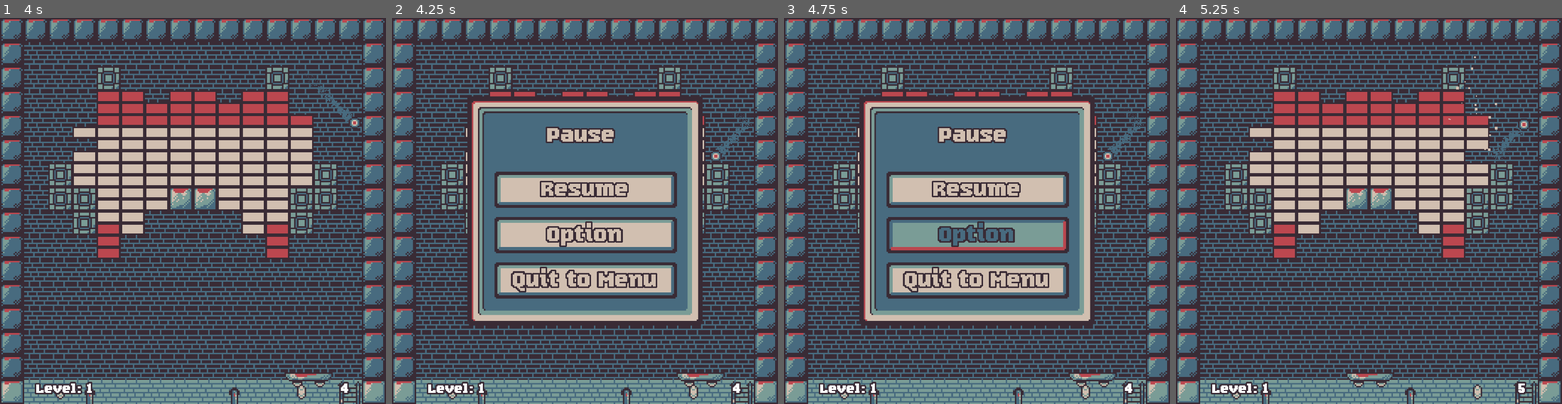
Above: before the commit, frames 1-4 (left to right).
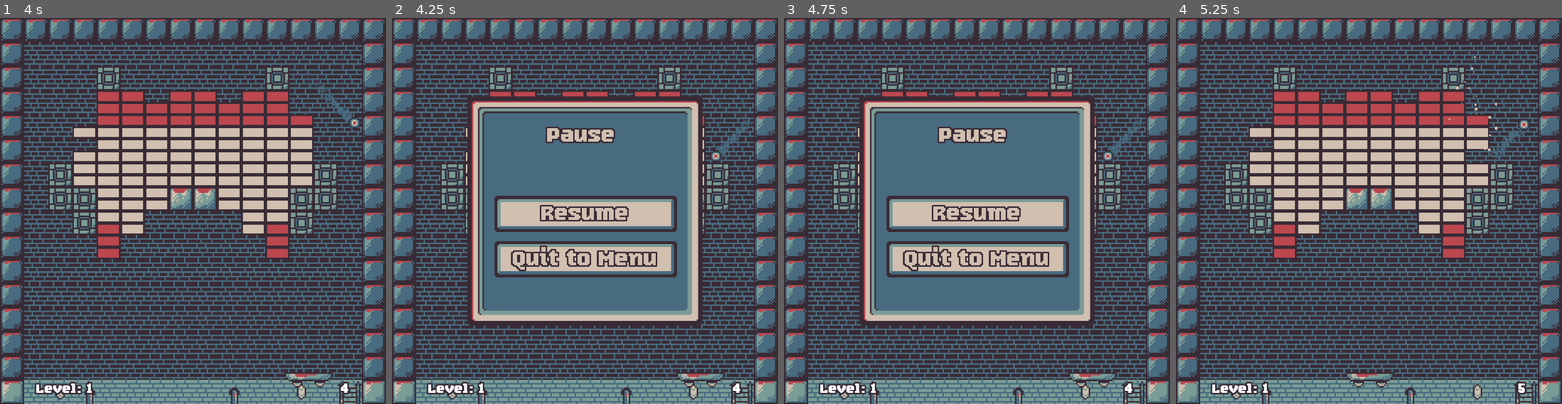
Above: after the commit, the same moments.

Repository: NineteenthPilgrim/Block-Breaker-Arcade-Game
Game: Godot game, scene res://scenes/levels/level_four.tscn
Two runs of this game, one before a commit and one after it. Both use one fixed random seed, a clock stepped at 60 frames per second and the inputs below. This scene is started directly instead of the project's main scene. Sound files missing from this copy of the repository are replaced by a short silence.
Inputs (mouse positions are in pixels of both pictures, inside the frame that each line leads up to):
- Up to frame 1 (4 s): move the mouse to (277, 191) at 0.52 s; move the mouse to (115, 230) at 1.27 s; move the mouse to (231, 126) at 2.02 s; move the mouse to (173, 288) at 2.77 s; move the mouse to (308, 268) at 3.52 s
- Up to frame 2 (4.25 s): tap Escape (pause) at 4.15 s
- Up to frame 3 (4.75 s): click (977, 234) at 4.25 s, where only the run before the commit has a clickable "Option"
- Up to frame 4 (5.25 s): click "Resume" at 5 s

Frame 1 is identical in both runs. In frame 2, 14% of the frame differs, in the area x 26-74%, y 39-73%; in frame 3, 13%; in frame 4, nothing differs.

Commit message:
Add files via upload
- fixed minor issues  
- refactored code for better readability  
- added comments to some functions

Diff:
--- a/block-breaker-arcade-game/project.godot
+++ b/block-breaker-arcade-game/project.godot
@@ -54,4 +54,6 @@
 [rendering]
 
 textures/canvas_textures/default_texture_filter=0
+textures/vram_compression/import_s3tc_bptc=true
+textures/vram_compression/import_etc2_astc=true
 environment/defaults/default_clear_color=Color(0.223529, 0.168627, 0.207843, 1)
--- a/block-breaker-arcade-game/scenes/ball/ball.gd
+++ b/block-breaker-arcade-game/scenes/ball/ball.gd
@@ -17,6 +17,7 @@
 
 
 func _physics_process(delta: float) -> void:
+	#ball behavior in the game
 	if is_active:
 		var collision = move_and_collide(velocity * delta)
 
@@ -41,9 +42,6 @@
 
 			if collision.get_collider().has_method("hit"):
 				collision.get_collider().hit()
-			#print("Normal = ", collision.get_normal(),\
-			# " | Speed = ", velocity.length())
-
 
 
 func game_over():
@@ -51,9 +49,8 @@
 
 
 func _on_danger_zone_body_entered(body: Node2D) -> void:
+	#ball enters the death zone
 	get_tree().paused = true
 	GameManager.play_lose_sound()
-	#await get_tree().create_timer(1).timeout
 	get_tree().paused = false
-	#await get_tree().create_timer(.1).timeout
 	game_over()
--- a/block-breaker-arcade-game/scenes/bonus_cards/bonus_ball.gd
+++ b/block-breaker-arcade-game/scenes/bonus_cards/bonus_ball.gd
@@ -7,6 +7,7 @@
 
 
 func _ready():
+	#remove the card 10 seconds after it appears
 	connect("body_entered", Callable(self, "_on_body_entered"))
 	var timer = get_tree().create_timer(10)
 	await timer.timeout
@@ -18,14 +19,17 @@
 
 
 func _on_body_entered(body):
+	#spawn an extra ball above the platform and activate it
 	if body.name == "Platform" or body.name == "BonusPlatform":
 		if ball_card:
 			ball_card.play()
+
 		set_deferred("visible", false)
-		#visible = false
 		collision_shape_2d.disabled = true
+
 		if not ball_scene:
 			return
+
 		var ball = ball_scene.instantiate()
 		get_tree().current_scene.add_child(ball)
 		ball.global_position = body.global_position + Vector2(0, -8)
--- a/block-breaker-arcade-game/scenes/bonus_cards/bonus_platform_card.gd
+++ b/block-breaker-arcade-game/scenes/bonus_cards/bonus_platform_card.gd
@@ -5,7 +5,7 @@
 
 
 func _ready():
-	# Карта исчезает через 10 секунд, если не поймана
+	#remove the card 10 seconds after it appears
 	await get_tree().create_timer(10).timeout
 	call_deferred("queue_free")
 
@@ -15,13 +15,17 @@
 
 
 func _on_body_entered(body: Node2D) -> void:
+	#replace the current platform with the bonus platform
 	if body.name == "Platform" and body is CharacterBody2D:
 		if platform_card:
 			platform_card.play()
+
 		set_deferred("visible", false)
 		collision_shape_2d.disabled = true
 		var scene = get_tree().current_scene
+
 		if scene.has_method("swap_to_bonus_platform"):
 			scene.call_deferred("swap_to_bonus_platform")
+
 		await platform_card.finished
 		call_deferred("queue_free")
--- a/block-breaker-arcade-game/scenes/bonus_cards/bonus_shield_card.gd
+++ b/block-breaker-arcade-game/scenes/bonus_cards/bonus_shield_card.gd
@@ -5,7 +5,7 @@
 
 
 func _ready():
-	# Карта исчезает через 10 секунд, если не поймана
+	#remove the card 10 seconds after it appears
 	await get_tree().create_timer(10).timeout
 	call_deferred("queue_free")
 
@@ -14,13 +14,17 @@
 
 
 func _on_body_entered(body: Node2D) -> void:
+	#spawn a protective shield behind the platform
 	if body.name == "Platform" or body.name == "BonusPlatform":
 		if shield_card:
 			shield_card.play()
+
 		set_deferred("visible", false)
 		collision_shape_2d.disabled = true
 		var scene = get_tree().current_scene
+
 		if scene.has_method("spawn_bonus_shield"):
-			scene.call_deferred("spawn_bonus_shield")  # вызываем безопасно
+			scene.call_deferred("spawn_bonus_shield")
+
 		await shield_card.finished
 		call_deferred("queue_free")
--- a/block-breaker-arcade-game/scenes/bricks/brick.gd
+++ b/block-breaker-arcade-game/scenes/bricks/brick.gd
@@ -2,15 +2,6 @@
 
 @onready var sprite_2d: Sprite2D = $Sprite2D
 @onready var collision_shape_brick_one: CollisionShape2D = %CollisionShapeBrickOne
-
-# Called when the node enters the scene tree for the first time.
-func _ready() -> void:
-	pass # Replace with function body.
-
-
-# Called every frame. 'delta' is the elapsed time since the previous frame.
-func _process(delta: float) -> void:
-	pass
 
 
 func clear_bonuses():
@@ -19,19 +10,22 @@
 
 
 func hit():
+	#processes ball-brick collision: play effects, update score, and remove brick
 	GameManager.points(1)
 	$CPUParticles2D.emitting = true
 	sprite_2d.set_deferred("visible", false)
-	#sprite_2d.visible = false
 	collision_shape_brick_one.disabled = true
 	var brick_left = get_tree().get_nodes_in_group('Brick')
+
 	if brick_left.size() == 1:
 		var balls = get_tree().get_nodes_in_group("Ball")
+
 		for ball in balls:
-			if ball.has_method("stop"):  # или свой способ остановить
+			if ball.has_method("stop"):
 				ball.stop()
 			else:
 				ball.call_deferred("queue_free")
+
 		get_tree().paused = true
 		await GameManager.play_win_sound()
 		get_tree().paused = false
--- a/block-breaker-arcade-game/scenes/bricks/brick_two.gd
+++ b/block-breaker-arcade-game/scenes/bricks/brick_two.gd
@@ -2,15 +2,6 @@
 
 @onready var sprite_2d: Sprite2D = $Sprite2D
 @onready var collision_shape_2d: CollisionShape2D = $CollisionShape2D
-
-# Called when the node enters the scene tree for the first time.
-func _ready() -> void:
-	pass # Replace with function body.
-
-
-# Called every frame. 'delta' is the elapsed time since the previous frame.
-func _process(delta: float) -> void:
-	pass
 
 
 func clear_bonuses():
@@ -19,19 +10,22 @@
 
 
 func hit():
+	#processes ball-brick collision: play effects, update score, and remove brick
 	GameManager.points(1)
 	$CPUParticles2D.emitting = true
 	sprite_2d.set_deferred("visible", false)
-	#sprite_2d.visible = false
 	collision_shape_2d.disabled = true
 	var brick_left = get_tree().get_nodes_in_group('Brick')
+
 	if brick_left.size() == 1:
 		var balls = get_tree().get_nodes_in_group("Ball")
+
 		for ball in balls:
-			if ball.has_method("stop"):  # или свой способ остановить
+			if ball.has_method("stop"):
 				ball.stop()
 			else:
 				ball.call_deferred("queue_free")
+
 		get_tree().paused = true
 		await GameManager.play_win_sound()
 		get_tree().paused = false
--- a/block-breaker-arcade-game/scenes/levels/level_five.gd
+++ b/block-breaker-arcade-game/scenes/levels/level_five.gd
@@ -22,62 +22,48 @@
 
 
 func spawn_random_card():
-	# Выбираем случайную позицию из массива
 	var pos = spawn_positions[randi() % spawn_positions.size()]
-
 	var cards = [
 		bonus_ball_scene_card,
 		bonus_platform_scene_card,
 		bonus_shield_scene_card
 		]
-
 	var card_scene = cards[randi() % cards.size()]
-
 	var card_instance = card_scene.instantiate()
 	add_child(card_instance)
 	card_instance.global_position = pos
 
 
 func spawn_bonus_shield():
-
-	# Создать щит
 	bonus_shield_instance = bonus_shield.instantiate()
 	add_child(bonus_shield_instance)
+	bonus_shield_instance.global_position = Vector2(128, 241.0)
+	await get_tree().create_timer(10).timeout
 
-	# Разместить щит позади платформы
-	bonus_shield_instance.global_position = Vector2(128, 241.0)
-
-	# Щит исчезает через 10 секунд
-	await get_tree().create_timer(10).timeout
 	if bonus_shield_instance and bonus_shield_instance.is_inside_tree():
 		bonus_shield_instance.call_deferred("queue_free")
 
 
 func swap_to_bonus_platform():
-	# Спрятать обычную платформу
 	platform.set_deferred("visible", false)
-	#platform.visible = false
 	platform.set_physics_process(false)
 	platform.collision_layer &= ~(1 << 3)
-	# Создать большую платформу на том же месте
 	bonus_platform_instance = bonus_platfrom.instantiate()
 	bonus_platform_instance.global_position = platform.global_position
 	add_child(bonus_platform_instance)
-	# Вернуть обычную через 10 секунд
 	await get_tree().create_timer(10).timeout
+
 	if bonus_platform_instance and bonus_platform_instance.is_inside_tree():
 		bonus_platform_instance.call_deferred("queue_free")
+
 	platform.set_deferred("visible", true)
-	#platform.visible = true
 	platform.set_physics_process(true)
 	platform.collision_layer |= (1 << 3)
 
 
-# Called when the node enters the scene tree for the first time.
 func _ready() -> void:
 	level()
-	randomize()  # обязательно вызвать для рандома
-	# Запустить таймер
+	randomize()
 	var timer = Timer.new()
 	timer.wait_time = 30
 	timer.one_shot = false
@@ -92,6 +78,7 @@
 
 
 func level():
+	#algorithm for generating brick layout for the level
 	for i in rows:
 		for j in columns:
 			if (j in [0,1,5,6,10,11] and i in [0,1]):
@@ -118,8 +105,3 @@
 				add_child(new_bricks)
 				new_bricks.position = Vector2(margin-32 + (16 * j),\
 				margin-16 + (8 * i))
-
-
-# Called every frame. 'delta' is the elapsed time since the previous frame.
-func _process(delta: float) -> void:
-	pass
--- a/block-breaker-arcade-game/scenes/levels/level_four.gd
+++ b/block-breaker-arcade-game/scenes/levels/level_four.gd
@@ -22,62 +22,48 @@
 
 
 func spawn_random_card():
-	# Выбираем случайную позицию из массива
 	var pos = spawn_positions[randi() % spawn_positions.size()]
-
 	var cards = [
 		bonus_ball_scene_card,
 		bonus_platform_scene_card,
 		bonus_shield_scene_card
 		]
-
 	var card_scene = cards[randi() % cards.size()]
-
 	var card_instance = card_scene.instantiate()
 	add_child(card_instance)
 	card_instance.global_position = pos
 
 
 func spawn_bonus_shield():
-
-	# Создать щит
 	bonus_shield_instance = bonus_shield.instantiate()
 	add_child(bonus_shield_instance)
+	bonus_shield_instance.global_position = Vector2(128, 241.0)
+	await get_tree().create_timer(10).timeout
 
-	# Разместить щит позади платформы
-	bonus_shield_instance.global_position = Vector2(128, 241.0)
-
-	# Щит исчезает через 10 секунд
-	await get_tree().create_timer(10).timeout
 	if bonus_shield_instance and bonus_shield_instance.is_inside_tree():
 		bonus_shield_instance.call_deferred("queue_free")
 
 
 func swap_to_bonus_platform():
-	# Спрятать обычную платформу
 	platform.set_deferred("visible", false)
-	#platform.visible = false
 	platform.set_physics_process(false)
 	platform.collision_layer &= ~(1 << 3)
-	# Создать большую платформу на том же месте
 	bonus_platform_instance = bonus_platfrom.instantiate()
 	bonus_platform_instance.global_position = platform.global_position
 	add_child(bonus_platform_instance)
-	# Вернуть обычную через 10 секунд
 	await get_tree().create_timer(10).timeout
+
 	if bonus_platform_instance and bonus_platform_instance.is_inside_tree():
 		bonus_platform_instance.call_deferred("queue_free")
+
 	platform.set_deferred("visible", true)
-	#platform.visible = true
 	platform.set_physics_process(true)
 	platform.collision_layer |= (1 << 3)
 
 
-# Called when the node enters the scene tree for the first time.
 func _ready() -> void:
 	level()
-	randomize()  # обязательно вызвать для рандома
-	# Запустить таймер
+	randomize()
 	var timer = Timer.new()
 	timer.wait_time = 30
 	timer.one_shot = false
@@ -92,6 +78,7 @@
 
 
 func level():
+	#algorithm for generating brick layout for the level
 	for i in rows:
 		for j in columns:
 			if (j in [0,9] and i in [0,1]):
@@ -114,8 +101,3 @@
 				add_child(new_bricks)
 				new_bricks.position = Vector2(margin + (16 * j),\
 				margin + (8 * i))
-
-
-# Called every frame. 'delta' is the elapsed time since the previous frame.
-func _process(delta: float) -> void:
-	pass
--- a/block-breaker-arcade-game/scenes/levels/level_one.gd
+++ b/block-breaker-arcade-game/scenes/levels/level_one.gd
@@ -12,15 +12,17 @@
 var margin = 24
 
 
-# Called when the node enters the scene tree for the first time.
 func _ready() -> void:
 	level()
+
 
 func _input(event: InputEvent) -> void:
 	if event.is_action_pressed("pause"):
 		add_child(pause_menu_scene.instantiate())
 
+
 func level():
+	#algorithm for generating brick layout for the level
 	for i in rows:
 		for j in columns:
 			if i <= 2:
@@ -31,8 +33,3 @@
 				var new_bricks = brick_two.instantiate()
 				add_child(new_bricks)
 				new_bricks.position = Vector2(margin + (24 * j), margin + (16 * i))
-
-
-# Called every frame. 'delta' is the elapsed time since the previous frame.
-func _process(delta: float) -> void:
-	pass
--- a/block-breaker-arcade-game/scenes/levels/level_three.gd
+++ b/block-breaker-arcade-game/scenes/levels/level_three.gd
@@ -19,44 +19,34 @@
 
 
 func spawn_random_card():
-	# Выбираем случайную позицию из массива
 	var pos = spawn_positions[randi() % spawn_positions.size()]
-	# Выбираем случайную карту
 	var card_scene = bonus_ball_scene if (randi() % 2 == 0)\
 	else bonus_platform_scene
-	# Создаём инстанс карты
 	var card_instance = card_scene.instantiate()
 	add_child(card_instance)
 	card_instance.global_position = pos
 
 
 func swap_to_bonus_platform():
-	# Спрятать обычную платформу
 	platform.set_deferred("visible", false)
-	#platform.visible = false
 	platform.set_physics_process(false)
 	platform.collision_layer &= ~(1 << 3)
-	# Создать большую платформу на том же месте
 	bonus_platform_instance = bonus_platfrom.instantiate()
 	bonus_platform_instance.global_position = platform.global_position
 	add_child(bonus_platform_instance)
-
-	# Вернуть обычную через 10 секунд
 	await get_tree().create_timer(10).timeout
 
 	if bonus_platform_instance and bonus_platform_instance.is_inside_tree():
 		bonus_platform_instance.call_deferred("queue_free")
+
 	platform.set_deferred("visible", true)
-	#platform.visible = true
 	platform.set_physics_process(true)
 	platform.collision_layer |= (1 << 3)
 
 
-# Called when the node enters the scene tree for the first time.
 func _ready() -> void:
 	level()
-	randomize()  # обязательно вызвать для рандома
-	# Запустить таймер
+	randomize()
 	var timer = Timer.new()
 	timer.wait_time = 30
 	timer.one_shot = false
@@ -71,6 +61,7 @@
 
 
 func level():
+	#algorithm for generating brick layout for the level
 	for i in rows:
 		for j in columns:
 			var random_bricks = randi_range(0,3)
@@ -87,8 +78,3 @@
 					add_child(new_bricks)
 					new_bricks.position = Vector2(margin + (16 * j),\
 					margin - 16 + (8 * i))
-
-
-# Called every frame. 'delta' is the elapsed time since the previous frame.
-func _process(delta: float) -> void:
-	pass
--- a/block-breaker-arcade-game/scenes/levels/level_two.gd
+++ b/block-breaker-arcade-game/scenes/levels/level_two.gd
@@ -13,20 +13,21 @@
 var margin = 48
 
 
-# Called when the node enters the scene tree for the first time.
 func _ready() -> void:
 	level()
 	start_bonus_ball_timer()
+
 
 func _input(event: InputEvent) -> void:
 	if event.is_action_pressed("pause"):
 		add_child(pause_menu_scene.instantiate())
 
+
 func start_bonus_ball_timer():
 	var timer = get_tree().create_timer(30.0)
 	await timer.timeout
 	spawn_card()
-	start_bonus_ball_timer()  # Рекурсивно перезапускаем
+	start_bonus_ball_timer()
 
 
 func spawn_card():
@@ -37,6 +38,7 @@
 
 
 func level():
+	#algorithm for generating brick layout for the level
 	rows = 6
 	for i in rows:
 		for j in columns:
@@ -52,8 +54,3 @@
 					add_child(new_bricks)
 					new_bricks.position = Vector2(margin + (16 * j),\
 					margin  / 2  + (16 * i))
-
-
-# Called every frame. 'delta' is the elapsed time since the previous frame.
-func _process(delta: float) -> void:
-	pass
--- a/block-breaker-arcade-game/scenes/managers/game_manager.gd
+++ b/block-breaker-arcade-game/scenes/managers/game_manager.gd
@@ -26,6 +26,7 @@
 	await lose_audio.finished
 
 func load_current_level():
+	#load the required level
 	if level - 1 < levels.size():
 		score = 0
 		get_tree().change_scene_to_file(levels[level - 1])
--- a/block-breaker-arcade-game/scenes/platform/bonus_platform.gd
+++ b/block-breaker-arcade-game/scenes/platform/bonus_platform.gd
@@ -7,10 +7,11 @@
 
 
 func _physics_process(delta: float) -> void:
+	#properties and behavior settings for the bonus paddle
 	global_position.y = platform_position_y
 	var mouse_x = get_global_mouse_position().x
 	mouse_x = clamp(mouse_x, level_width / 16 + (platform_width / 2),\
-	 level_width - 32 - (platform_width / 2))
+	level_width - 32 - (platform_width / 2))
 	global_position.x = mouse_x
 	global_position.y = platform_position_y
 	move_and_slide()
--- a/block-breaker-arcade-game/scenes/platform/platform.gd
+++ b/block-breaker-arcade-game/scenes/platform/platform.gd
@@ -7,6 +7,7 @@
 const platform_position_y: float = 240.0
 
 func _physics_process(delta: float) -> void:
+	#properties and behavior settings for the platform
 	global_position.y = platform_position_y
 	var mouse_x = get_global_mouse_position().x
 	mouse_x = clamp(mouse_x, level_width / 16 + (platform_width / 2),\
--- a/block-breaker-arcade-game/scenes/ui/final_menu.gd
+++ b/block-breaker-arcade-game/scenes/ui/final_menu.gd
@@ -2,8 +2,9 @@
 
 
 func _ready() -> void:
-	GameManager.score_label.visible = true
-	GameManager.level_label.visible = true
+	#hide UI
+	GameManager.score_label.set_deferred("visible", false)
+	GameManager.level_label.set_deferred("visible", false)
 
 
 func _on_quit_button_pressed() -> void:
--- a/block-breaker-arcade-game/scenes/ui/pause_menu.gd
+++ b/block-breaker-arcade-game/scenes/ui/pause_menu.gd
@@ -3,28 +3,30 @@
 @onready var panel_container: PanelContainer = $MarginContainer/PanelContainer
 
 var is_closing = false
-# Called when the node enters the scene tree for the first time.
+
+
 func _ready() -> void:
 	get_tree().paused = true
+
 
 func _input(event: InputEvent) -> void:
 	if event.is_action_pressed("pause"):
 		if is_closing:
 			return
+
 		is_closing = true
 		await get_tree().create_timer(.01).timeout
 		get_tree().paused = false
 		call_deferred("queue_free")
 
+
 func _on_resume_button_pressed() -> void:
 	if is_closing:
 		return
+
 	is_closing = true
 	get_tree().paused = false
 	call_deferred("queue_free")
-
-func _on_option_button_pressed() -> void:
-	pass # Replace with function body.
 
 
 func _on_quit_button_pressed() -> void:
--- a/block-breaker-arcade-game/scenes/ui/pause_menu.tscn
+++ b/block-breaker-arcade-game/scenes/ui/pause_menu.tscn
@@ -29,7 +29,7 @@
 [node name="VBoxContainer" type="VBoxContainer" parent="MarginContainer/PanelContainer/MarginContainer"]
 custom_minimum_size = Vector2(120, 0)
 layout_mode = 2
-theme_override_constants/separation = 16
+theme_override_constants/separation = 32
 
 [node name="Label" type="Label" parent="MarginContainer/PanelContainer/MarginContainer/VBoxContainer"]
 layout_mode = 2
@@ -46,15 +46,10 @@
 layout_mode = 2
 text = "Resume"
 
-[node name="OptionButton" type="Button" parent="MarginContainer/PanelContainer/MarginContainer/VBoxContainer/VBoxContainer"]
-layout_mode = 2
-text = "Option"
-
 [node name="QuitButton" type="Button" parent="MarginContainer/PanelContainer/MarginContainer/VBoxContainer/VBoxContainer"]
 layout_mode = 2
 text = "Quit to Menu
 "
 
 [connection signal="pressed" from="MarginContainer/PanelContainer/MarginContainer/VBoxContainer/VBoxContainer/ResumeButton" to="." method="_on_resume_button_pressed"]
-[connection signal="pressed" from="MarginContainer/PanelContainer/MarginContainer/VBoxContainer/VBoxContainer/OptionButton" to="." method="_on_option_button_pressed"]
 [connection signal="pressed" from="MarginContainer/PanelContainer/MarginContainer/VBoxContainer/VBoxContainer/QuitButton" to="." method="_on_quit_button_pressed"]
Not shown, changed: block-breaker-arcade-game/export_presets.cfg
